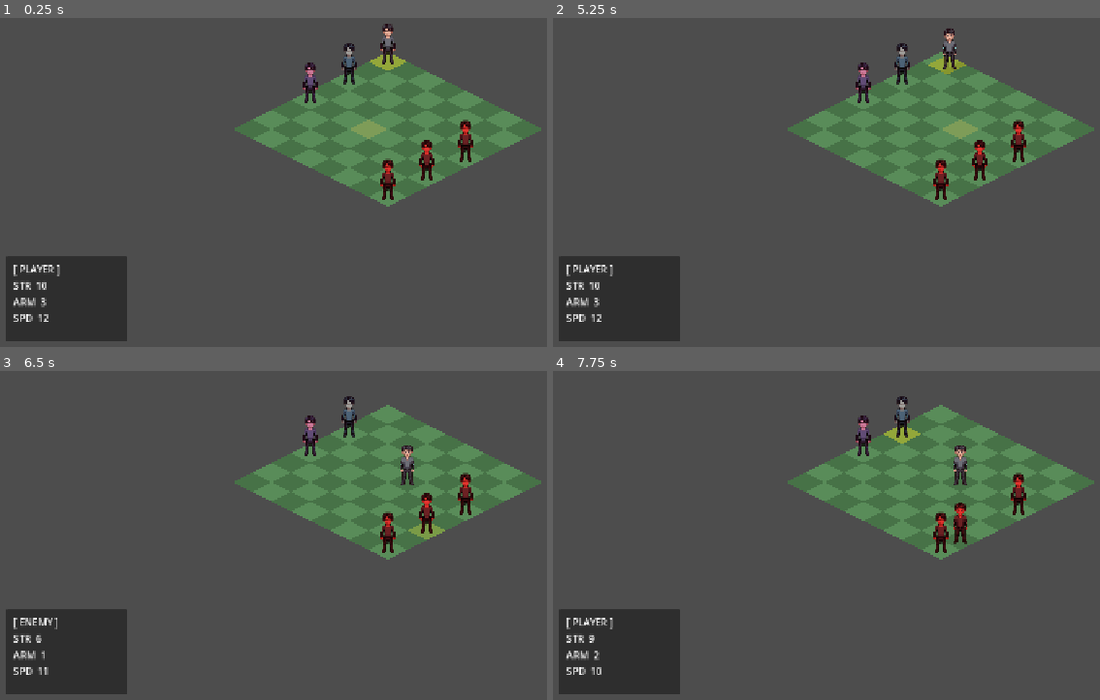
Above: before the commit, frames 1-4 (two rows, left to right).
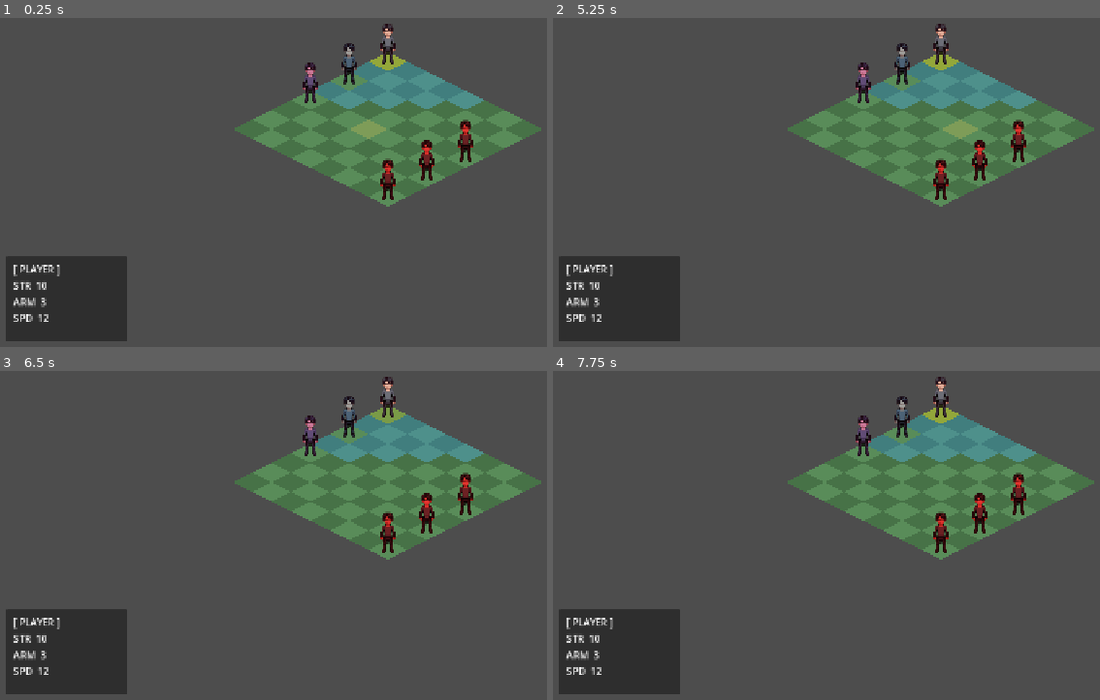
Above: after the commit, the same moments.

Repository: Booldon/iso-srpg
Game: Godot game, scene res://scenes/battle/grid.tscn
Same seed, same stepped clock (60 frames per second), same inputs: the game is played once before the commit and once after it.
Inputs (mouse positions are in pixels of both pictures, inside the frame that each line leads up to):
- Up to frame 1 (0.25 s): no input
- Up to frame 2 (5.25 s): tap Enter at 0.5, 2, 3.5 s; move the mouse to (outside the picture) at 0.52 s; click (outside the picture) at 0.67 s; tap Space at 1.25, 2.75, 4.25 s; move the mouse to (788, 149) at 1.27 s; click (788, 149) at 1.42 s; move the mouse to (1017, 34) at 2.02 s; click (1017, 34) at 2.17 s; move the mouse to (903, 215) at 2.77 s; click (903, 215) at 2.92 s; move the mouse to (outside the picture) at 3.52 s; click (outside the picture) at 3.67 s; move the mouse to (706, 64) at 4.27 s; click (706, 64) at 4.42 s; move the mouse to (979, 129) at 5.02 s; click (979, 129) at 5.17 s
- Up to frame 3 (6.5 s): move the mouse to (273, 374) at 5.77 s; click (273, 374) at 5.92 s
- Up to frame 4 (7.75 s): move the mouse to (outside the picture) at 6.52 s; click (outside the picture) at 6.67 s; move the mouse to (788, 502) at 7.27 s; click (788, 502) at 7.42 s

The runs differ from the first frame. In frame 1, 2.5% of the frame differs, in the area x 57-89%, y 13-28%; in frame 2, 2.8%; in frame 3, 3.4%; in frame 4, 3.7%, in the area x 6-89%, y 1-93%.

Commit message:
feat: movement range display and enforcement
Blue tiles show reachable cells on player turn (Manhattan distance).
Clicks outside move_range are blocked. move_range added to UnitStats
and all .tres files (protagonist=4, fast enemy=5, tank=2, rest=3).

Co-Authored-By: Claude Opus 4.8 <noreply@anthropic.com>

Diff:
--- a/data/ally1_stats.tres
+++ b/data/ally1_stats.tres
@@ -7,4 +7,5 @@
 strength = 9
 armor = 2
 speed = 10
+move_range = 3
 armor_reduction_immune = false
--- a/data/ally2_stats.tres
+++ b/data/ally2_stats.tres
@@ -7,4 +7,5 @@
 strength = 7
 armor = 4
 speed = 8
+move_range = 3
 armor_reduction_immune = false
--- a/data/enemy_fast_stats.tres
+++ b/data/enemy_fast_stats.tres
@@ -7,4 +7,5 @@
 strength = 6
 armor = 1
 speed = 11
+move_range = 5
 armor_reduction_immune = false
--- a/data/enemy_grunt_stats.tres
+++ b/data/enemy_grunt_stats.tres
@@ -7,4 +7,5 @@
 strength = 8
 armor = 2
 speed = 8
+move_range = 3
 armor_reduction_immune = false
--- a/data/enemy_tank_stats.tres
+++ b/data/enemy_tank_stats.tres
@@ -7,4 +7,5 @@
 strength = 10
 armor = 4
 speed = 5
+move_range = 2
 armor_reduction_immune = false
--- a/data/protagonist_stats.tres
+++ b/data/protagonist_stats.tres
@@ -7,4 +7,5 @@
 strength = 10
 armor = 3
 speed = 12
+move_range = 4
 armor_reduction_immune = true
--- a/scripts/battle/grid_manager.gd
+++ b/scripts/battle/grid_manager.gd
@@ -24,6 +24,7 @@
 var _player_can_act: bool = false
 var _pending_target: Unit = null
 var _battle_over: bool = false
+var _range_tiles: Array[Polygon2D] = []
 
 
 func _ready() -> void:
@@ -72,14 +73,16 @@
 				_pending_target = target
 				_player_can_act = false
 				_attack_menu.show_menu()
-		elif _is_valid_cell(cell) and not _unit_at.has(cell):
+		elif _is_valid_cell(cell) and not _unit_at.has(cell) and _is_in_move_range(active, cell):
 			_do_player_move(active, cell)
 
 
 func _on_turn_started(unit: Unit) -> void:
 	if unit.is_player:
 		_player_can_act = true
+		_show_move_range(unit)
 	else:
+		_clear_move_range()
 		_run_enemy_turn(unit)
 
 
@@ -93,9 +96,11 @@
 
 func _on_attack_cancel() -> void:
 	_player_can_act = true
+	_show_move_range(_turn_manager.current_unit())
 
 
 func _execute_player_attack(hit_armor: bool) -> void:
+	_clear_move_range()
 	var attacker := _turn_manager.current_unit()
 	Combat.resolve_attack(attacker, _pending_target, hit_armor)
 	if _pending_target.stats.strength <= 0:
@@ -108,6 +113,7 @@
 
 
 func _do_player_move(unit: Unit, cell: Vector2i) -> void:
+	_clear_move_range()
 	_player_can_act = false
 	var path := _build_screen_path(unit, cell)
 	if path.is_empty():
@@ -167,6 +173,11 @@
 		_result_screen.show_defeat()
 
 
+func _is_in_move_range(unit: Unit, cell: Vector2i) -> bool:
+	var dist: int = absi(cell.x - unit.grid_col) + absi(cell.y - unit.grid_row)
+	return dist <= unit.stats.move_range
+
+
 func _is_adjacent(a: Unit, b: Unit) -> bool:
 	return abs(a.grid_col - b.grid_col) + abs(a.grid_row - b.grid_row) == 1
 
@@ -221,6 +232,36 @@
 
 func _is_valid_cell(cell: Vector2i) -> bool:
 	return cell.x >= 0 and cell.x < GRID_COLS and cell.y >= 0 and cell.y < GRID_ROWS
+
+
+func _show_move_range(unit: Unit) -> void:
+	_clear_move_range()
+	var range_val := unit.stats.move_range
+	for row in range(GRID_ROWS):
+		for col in range(GRID_COLS):
+			var cell := Vector2i(col, row)
+			var dist: int = absi(col - unit.grid_col) + absi(row - unit.grid_row)
+			if dist > 0 and dist <= range_val and not _unit_at.has(cell):
+				var tile := Polygon2D.new()
+				tile.polygon = PackedVector2Array([
+					Vector2(0, -TILE_HALF_H),
+					Vector2(TILE_HALF_W, 0),
+					Vector2(0, TILE_HALF_H),
+					Vector2(-TILE_HALF_W, 0),
+				])
+				tile.color = Color(0.2, 0.6, 1.0, 0.3)
+				tile.position = grid_to_screen(col, row)
+				_floor.add_child(tile)
+				_range_tiles.append(tile)
+	# Keep active and hover tiles rendered above range tiles
+	_floor.move_child(_active_tile, -1)
+	_floor.move_child(_hover_tile, -1)
+
+
+func _clear_move_range() -> void:
+	for tile in _range_tiles:
+		tile.queue_free()
+	_range_tiles.clear()
 
 
 func _setup_active_tile() -> void:
--- a/scripts/data/unit_stats.gd
+++ b/scripts/data/unit_stats.gd
@@ -4,4 +4,5 @@
 @export var strength: int = 10          # HP and attack power combined
 @export var armor: int = 0              # damage reduction
 @export var speed: int = 10
+@export var move_range: int = 3
 @export var armor_reduction_immune: bool = false  # protagonist right arm only
